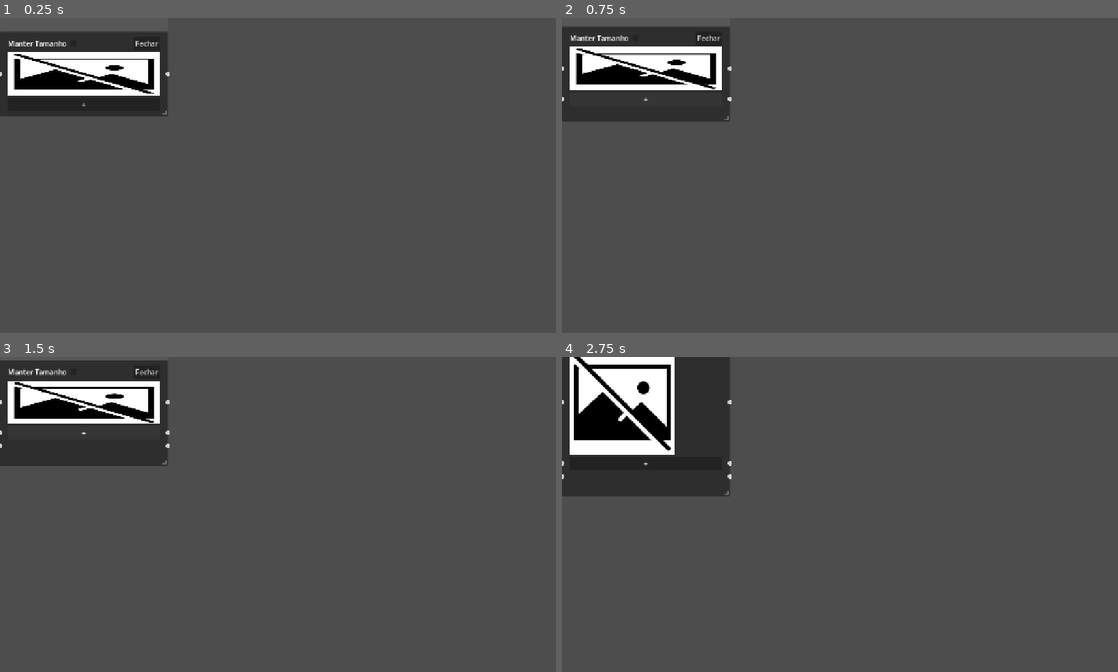
Above: before the commit, frames 1-4 (two rows, left to right).
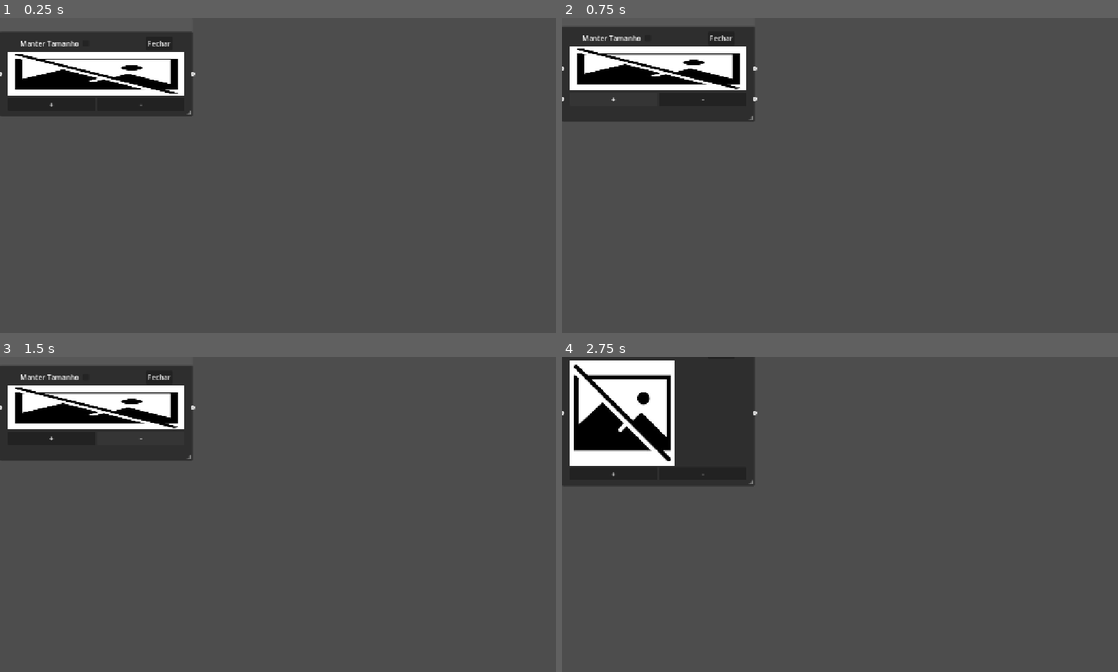
Above: after the commit, the same moments.

Repository: Miguel-de-Souza/Map-infinity
Game: Godot game, scene res://tscn/graph_node_Iamge.tscn
Same seed, same stepped clock (60 frames per second), same inputs: the game is played once before the commit and once after it. This scene is started directly instead of the project's main scene.
Inputs (mouse positions are in pixels of both pictures, inside the frame that each line leads up to; where the layout moved, square brackets give the same spot in the first picture):
- Up to frame 1 (0.25 s): no input
- Up to frame 2 (0.75 s): click "+" at 0.5 s
- Up to frame 3 (1.5 s): click (139, 438) at 1.25 s, where only the run after the commit has a clickable "-"
- Up to frame 4 (2.75 s): click (645, 375) [634, 372] at 2 s

The runs differ from the first frame. In frame 1, 2.4% of the frame differs, in the area x 1-36%, y 4-32%; in frame 2, 2.6%; in frame 3, 5.0%; in frame 4, 5.6%, in the area x 0-36%, y 0-45%.

Commit message:
Adicionado um novo botão ao Nodes(0.0.5)
Agora existe um botão para tirar slots

Diff:
--- a/Scripts/graph_node.gd
+++ b/Scripts/graph_node.gd
@@ -106,6 +106,25 @@
 	set_slot(slots_add, true, 0, Color(1.0, 1.0, 1.0, 1.0), true, 0, Color(1.0, 1.0, 1.0, 1.0))
 	slots_add += 1
 
+
+func _on_button_sub_pressed() -> void:
+	var rects := []
+
+	for child in get_children():
+		if child is ColorRect:
+			rects.append(child)
+
+	if rects.is_empty():
+		return
+
+	var last_rect = rects[-1]
+	last_rect.queue_free()
+	slots_add -= 1
+	size = Vector2(1,1)
+
+	set_slot(slots_add, false, 0, Color.WHITE, false, 0, Color.WHITE)
+
+
 func _input(event):
 	if event is InputEventKey and event.pressed:
 		if event.keycode == KEY_ENTER:
@@ -117,7 +136,4 @@
 
 
 func _on_button_lista_pressed() -> void:
-	var cursor_line = note.get_caret_line()
-	var cursor_column = note.get_caret_column()
-
 	note.insert_text_at_caret("• ")
--- a/Scripts/graph_node_Image.gd
+++ b/Scripts/graph_node_Image.gd
@@ -120,3 +120,22 @@
 		texture_node.ignore_texture_size = true
 		texture_node.stretch_mode = TextureButton.STRETCH_SCALE
 		size = Vector2(384, 225)
+
+
+
+func _on_button_sub_pressed() -> void:
+	var rects := []
+
+	for child in get_children():
+		if child is ColorRect:
+			rects.append(child)
+
+	if rects.is_empty():
+		return
+
+	var last_rect = rects[-1]
+	last_rect.queue_free()
+	slots_add -= 1
+	size = Vector2(1,1)
+
+	set_slot(slots_add, false, 0, Color.WHITE, false, 0, Color.WHITE)
--- a/Scripts/graph_node_URL.gd
+++ b/Scripts/graph_node_URL.gd
@@ -90,3 +90,21 @@
 
 func _on_go_url_pressed() -> void:
 	OS.shell_open(url.text)
+
+
+func _on_button_sub_pressed() -> void:
+	var rects := []
+
+	for child in get_children():
+		if child is ColorRect:
+			rects.append(child)
+
+	if rects.is_empty():
+		return
+
+	var last_rect = rects[-1]
+	last_rect.queue_free()
+	slots_add -= 1
+	size = Vector2(1,1)
+
+	set_slot(slots_add, false, 0, Color.WHITE, false, 0, Color.WHITE)
--- a/Scripts/graph_node_color.gd
+++ b/Scripts/graph_node_color.gd
@@ -90,3 +90,21 @@
 	item.color = Color(0.078, 0.078, 0.078, 0)
 	set_slot(slots_add, true, 0, Color(1.0, 1.0, 1.0, 1.0), true, 0, Color(1.0, 1.0, 1.0, 1.0))
 	slots_add += 1
+
+
+func _on_button_sub_pressed() -> void:
+	var rects := []
+
+	for child in get_children():
+		if child is ColorRect:
+			rects.append(child)
+
+	if rects.is_empty():
+		return
+
+	var last_rect = rects[-1]
+	last_rect.queue_free()
+	slots_add -= 1
+	size = Vector2(1,1)
+
+	set_slot(slots_add, false, 0, Color.WHITE, false, 0, Color.WHITE)
--- a/project.godot
+++ b/project.godot
@@ -13,7 +13,7 @@
 config/name="Map Mind Infinity"
 config/description="Map Mind Infinity é um programa open-source de anotações e criação de mapa mental feito com a Godot 4.6.
 Com foco principal na total customização, espaços e nodes ilimitados de forma gratuita, sem planos."
-config/version="0.0.4"
+config/version="0.0.5"
 run/main_scene="uid://bu71l16qoa2dw"
 config/features=PackedStringArray("4.6", "Forward Plus")
 boot_splash/show_image=false
--- a/tscn/graph_node.tscn
+++ b/tscn/graph_node.tscn
@@ -10,7 +10,7 @@
 anchor_bottom = 0.5
 offset_left = -635.0
 offset_top = -360.0
-offset_right = -229.0
+offset_right = -195.0
 offset_bottom = -15.0
 grow_horizontal = 2
 grow_vertical = 2
@@ -119,9 +119,22 @@
 scroll_fit_content_height = true
 scroll_fit_content_width = true
 
-[node name="Button Add" type="Button" parent="." unique_id=1867466557]
+[node name="Container Slots" type="HBoxContainer" parent="." unique_id=1088307314]
+layout_mode = 2
+size_flags_horizontal = 4
+size_flags_vertical = 4
+
+[node name="Button Add" type="Button" parent="Container Slots" unique_id=1867466557]
+clip_contents = true
+custom_minimum_size = Vector2(200, 0)
 layout_mode = 2
 text = "+"
+
+[node name="Button Sub" type="Button" parent="Container Slots" unique_id=41026778]
+clip_contents = true
+custom_minimum_size = Vector2(200, 0)
+layout_mode = 2
+text = "-"
 
 [connection signal="node_deselected" from="." to="." method="_on_node_deselected"]
 [connection signal="node_selected" from="." to="." method="_on_node_selected"]
@@ -129,4 +142,5 @@
 [connection signal="value_changed" from="Container Tool/Container Left/Container Size/Container Size Block/Font Size" to="." method="_on_font_size_value_changed"]
 [connection signal="pressed" from="Container Tool/Container Left/Button Lista" to="." method="_on_button_lista_pressed"]
 [connection signal="pressed" from="Container Tool/CheckBox" to="." method="_on_check_box_pressed"]
-[connection signal="pressed" from="Button Add" to="." method="_on_button_add_pressed"]
+[connection signal="pressed" from="Container Slots/Button Add" to="." method="_on_button_add_pressed"]
+[connection signal="pressed" from="Container Slots/Button Sub" to="." method="_on_button_sub_pressed"]
--- a/tscn/graph_node_Iamge.tscn
+++ b/tscn/graph_node_Iamge.tscn
@@ -11,7 +11,7 @@
 anchor_bottom = 0.5
 offset_left = -635.0
 offset_top = -360.0
-offset_right = -251.0
+offset_right = -195.0
 offset_bottom = -135.0
 grow_horizontal = 2
 grow_vertical = 2
@@ -77,10 +77,6 @@
 ignore_texture_size = true
 stretch_mode = 0
 
-[node name="Button Add" type="Button" parent="." unique_id=1867466557]
-layout_mode = 2
-text = "+"
-
 [node name="Open Image" type="FileDialog" parent="." unique_id=1539895728]
 oversampling_override = 1.0
 title = "Open a File"
@@ -90,10 +86,28 @@
 filters = PackedStringArray("*.png", "*.jpg")
 use_native_dialog = true
 
+[node name="Container Slots" type="HBoxContainer" parent="." unique_id=1049914161]
+layout_mode = 2
+size_flags_horizontal = 4
+size_flags_vertical = 4
+
+[node name="Button Add" type="Button" parent="Container Slots" unique_id=821757137]
+clip_contents = true
+custom_minimum_size = Vector2(200, 0)
+layout_mode = 2
+text = "+"
+
+[node name="Button Sub" type="Button" parent="Container Slots" unique_id=673791799]
+clip_contents = true
+custom_minimum_size = Vector2(200, 0)
+layout_mode = 2
+text = "-"
+
 [connection signal="node_deselected" from="." to="." method="_on_node_deselected"]
 [connection signal="node_selected" from="." to="." method="_on_node_selected"]
 [connection signal="pressed" from="Container/Container Size/Check Size" to="." method="_on_check_size_pressed"]
 [connection signal="pressed" from="Container/CheckBox" to="." method="_on_check_box_pressed"]
 [connection signal="pressed" from="Button Image" to="." method="_on_texture_rect_pressed"]
-[connection signal="pressed" from="Button Add" to="." method="_on_button_add_pressed"]
 [connection signal="file_selected" from="Open Image" to="." method="_on_open_image_file_selected"]
+[connection signal="pressed" from="Container Slots/Button Add" to="." method="_on_button_add_pressed"]
+[connection signal="pressed" from="Container Slots/Button Sub" to="." method="_on_button_sub_pressed"]
--- a/tscn/graph_node_URL.tscn
+++ b/tscn/graph_node_URL.tscn
@@ -10,7 +10,7 @@
 anchor_bottom = 0.5
 offset_left = -635.0
 offset_top = -360.0
-offset_right = -273.0
+offset_right = -195.0
 offset_bottom = -204.0
 grow_horizontal = 2
 grow_vertical = 2
@@ -83,13 +83,27 @@
 layout_mode = 2
 text = "→"
 
-[node name="Button Add" type="Button" parent="." unique_id=1867466557]
+[node name="Container Slots" type="HBoxContainer" parent="." unique_id=1260961243]
+layout_mode = 2
+size_flags_horizontal = 4
+size_flags_vertical = 4
+
+[node name="Button Add" type="Button" parent="Container Slots" unique_id=1937745558]
+clip_contents = true
+custom_minimum_size = Vector2(200, 0)
 layout_mode = 2
 text = "+"
+
+[node name="Button Sub" type="Button" parent="Container Slots" unique_id=466702399]
+clip_contents = true
+custom_minimum_size = Vector2(200, 0)
+layout_mode = 2
+text = "-"
 
 [connection signal="node_deselected" from="." to="." method="_on_node_deselected"]
 [connection signal="node_selected" from="." to="." method="_on_node_selected"]
 [connection signal="value_changed" from="Container/Container Size/Container Size Title/Font Size Title" to="." method="_on_font_size_title_value_changed"]
 [connection signal="pressed" from="Container/CheckBox" to="." method="_on_check_box_pressed"]
 [connection signal="pressed" from="HBoxContainer/Go URL" to="." method="_on_go_url_pressed"]
-[connection signal="pressed" from="Button Add" to="." method="_on_button_add_pressed"]
+[connection signal="pressed" from="Container Slots/Button Add" to="." method="_on_button_add_pressed"]
+[connection signal="pressed" from="Container Slots/Button Sub" to="." method="_on_button_sub_pressed"]
--- a/tscn/graph_node_color.tscn
+++ b/tscn/graph_node_color.tscn
@@ -10,7 +10,7 @@
 anchor_bottom = 0.5
 offset_left = -635.0
 offset_top = -360.0
-offset_right = -278.0
+offset_right = -195.0
 offset_bottom = 30.0
 grow_horizontal = 2
 grow_vertical = 2
@@ -95,12 +95,26 @@
 custom_minimum_size = Vector2(0, 230)
 layout_mode = 2
 
-[node name="Button Add" type="Button" parent="." unique_id=1867466557]
+[node name="Container Slots" type="HBoxContainer" parent="." unique_id=1512169561]
+layout_mode = 2
+size_flags_horizontal = 4
+size_flags_vertical = 4
+
+[node name="Button Add" type="Button" parent="Container Slots" unique_id=1242139143]
+clip_contents = true
+custom_minimum_size = Vector2(200, 0)
 layout_mode = 2
 text = "+"
+
+[node name="Button Sub" type="Button" parent="Container Slots" unique_id=223033690]
+clip_contents = true
+custom_minimum_size = Vector2(200, 0)
+layout_mode = 2
+text = "-"
 
 [connection signal="node_deselected" from="." to="." method="_on_node_deselected"]
 [connection signal="node_selected" from="." to="." method="_on_node_selected"]
 [connection signal="value_changed" from="Container/Container Size/Container Size Title/Font Size Title" to="." method="_on_font_size_title_value_changed"]
 [connection signal="pressed" from="Container/CheckBox" to="." method="_on_check_box_pressed"]
-[connection signal="pressed" from="Button Add" to="." method="_on_button_add_pressed"]
+[connection signal="pressed" from="Container Slots/Button Add" to="." method="_on_button_add_pressed"]
+[connection signal="pressed" from="Container Slots/Button Sub" to="." method="_on_button_sub_pressed"]
